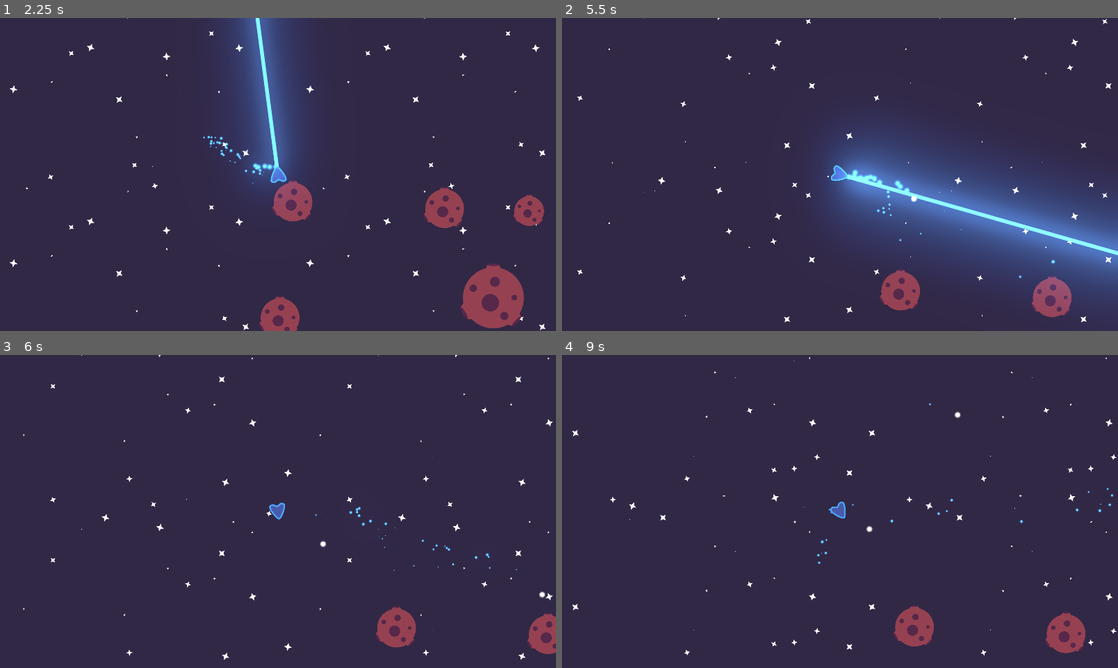
Above: before the commit, frames 1-4 (two rows, left to right).
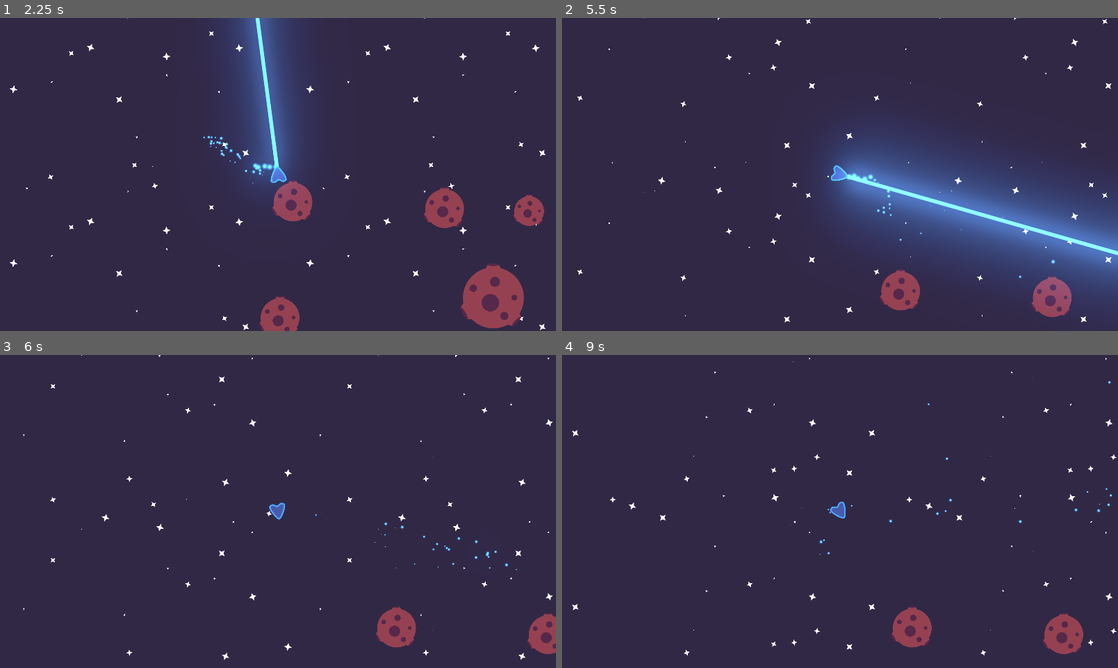
Above: after the commit, the same moments.

Repository: PIWEEK/spacehunters
Game: Godot game, scene res://Menu.tscn
The game is run twice, just before and just after one commit, with the same random seed, the same clock (stepped at 60 frames per second) and the same inputs.
Inputs (mouse positions are in pixels of both pictures, inside the frame that each line leads up to):
- Up to frame 1 (2.25 s): click (233, 136) at 0.52 s; type "Alex" at 0.6 s; click (233, 146) at 0.75 s; type "12" at 0.83 s; click "Create" at 1.25 s; move the mouse to (400, 158) at 2.02 s; hold Right (ui_right) from 2.03 s (still down); hold Right mouse button (fire_secondary_weapon) from 2.03 s (still down)
- Up to frame 2 (5.5 s): click (962, 158) at 2.3 s; move the mouse to (728, 190) at 2.77 s; release Right (ui_right) at 2.78 s; release Right mouse button (fire_secondary_weapon) at 2.78 s; hold Down (ui_down) 2.78-3.53 s; click (728, 190) at 2.85 s; right-click (728, 190) at 3.05 s; move the mouse to (895, 105) at 3.52 s; hold Right (ui_right) 3.53-4.28 s; hold Right mouse button (fire_secondary_weapon) 3.53-4.28 s; click (895, 105) at 3.8 s; move the mouse to (812, 237) at 4.27 s; hold Up (ui_up) 4.28-5.03 s; click (812, 237) at 4.35 s; right-click (812, 237) at 4.55 s; move the mouse to (1006, 221) at 5.02 s; hold Left (ui_left) from 5.03 s (still down); hold Right mouse button (fire_secondary_weapon) from 5.03 s (still down); click (1006, 221) at 5.3 s
- Up to frame 3 (6 s): keep holding Left (ui_left); move the mouse to (111, 464) at 5.77 s; release Right mouse button (fire_secondary_weapon) at 5.78 s; click (111, 464) at 5.85 s
- Up to frame 4 (9 s): right-click (673, 464) at 6.05 s; move the mouse to (867, 511) at 6.52 s; release Left (ui_left) at 6.53 s; hold Down (ui_down) 6.53-7.28 s; hold Right mouse button (fire_secondary_weapon) 6.53-7.28 s; click (867, 511) at 6.8 s; move the mouse to (756, 433) at 7.27 s; hold Right (ui_right) 7.28-8.03 s; click (756, 433) at 7.35 s; right-click (756, 433) at 7.55 s; move the mouse to (962, 495) at 8.02 s; hold Up (ui_up) 8.03-8.78 s; hold Right mouse button (fire_secondary_weapon) 8.03-8.78 s; click (962, 495) at 8.3 s; move the mouse to (728, 527) at 8.77 s; hold Right (ui_right) from 8.78 s (still down); click (728, 527) at 8.85 s

Frame 1 is identical in both runs. In frame 2, 0.2% of the frame differs, in the area x 52-80%, y 48-72%; in frame 3, 0.1%; in frame 4, 0.8%, in the area x 1-100%, y 0-96%.

Commit message:
network main weapon

Diff:
--- a/PlayerShip.gd
+++ b/PlayerShip.gd
@@ -11,8 +11,9 @@
 var fire_rate := 0.2
 
 puppet var puppet_position = Vector2()
-puppet var puppet_direction = Vector2.ZERO
-puppet var fire_weapon = false
+puppet var puppet_direction = 0.0
+puppet var fire_main_weapon = false
+puppet var fire_secondary_weapon = false
 
 func _ready() -> void:
     if is_network_master():
@@ -25,13 +26,13 @@
 func _process(delta: float) -> void:
     if is_network_master():
         if Input.is_action_pressed("fire_weapon") && can_fire:
-            plasma_shot()
+            rpc("plasma_shot")
             can_fire = false
             yield(get_tree().create_timer(fire_rate), 'timeout')
             can_fire = true
 
-    elif laser.is_casting != fire_weapon:
-        laser.is_casting = fire_weapon
+    elif laser.is_casting != fire_secondary_weapon:
+        laser.is_casting = fire_secondary_weapon
 
 func get_dir():
     return self.get_angle_to(get_global_mouse_position())
@@ -48,7 +49,7 @@
                 if dir > 0: self.rotation += turn_speed
                 if dir < 0: self.rotation -= turn_speed
 
-            rset_unreliable("puppet_direction", dir)
+            rset_unreliable("puppet_direction", self.rotation)
 
         move_and_collide(movement * speed * delta)
         rset_unreliable("puppet_position", movement * speed)
@@ -76,9 +77,9 @@
             return
 
         laser.is_casting = event.is_action_pressed("fire_secondary_weapon")
-        rset("fire_weapon", laser.is_casting)
+        rset("fire_secondary_weapon", laser.is_casting)
 
-func plasma_shot():
+remotesync func plasma_shot():
     var projectile = plasma.instance()
     projectile.global_position = $InitProjectile.global_position
     projectile.direction = Vector2(cos(self.rotation), sin(self.rotation))
